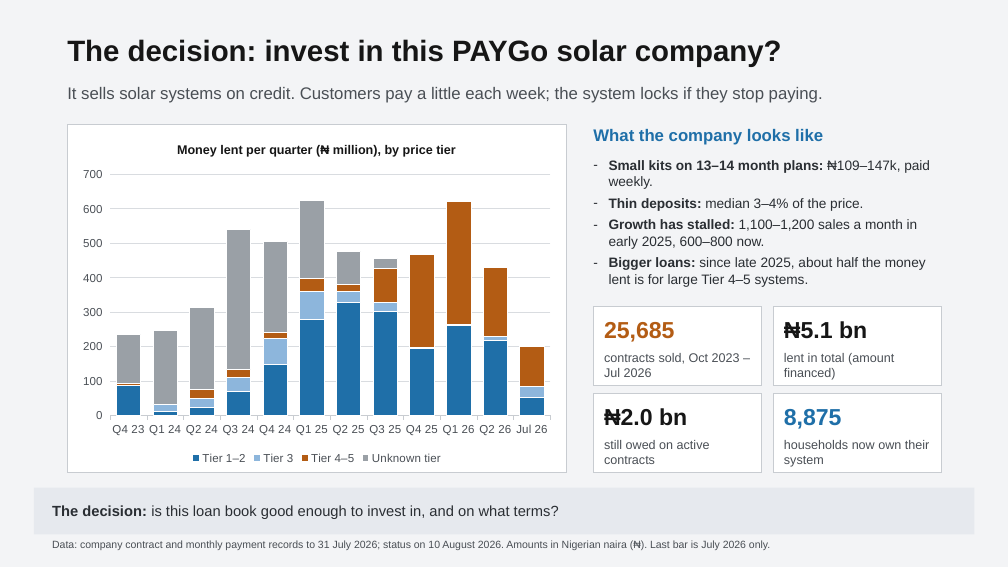
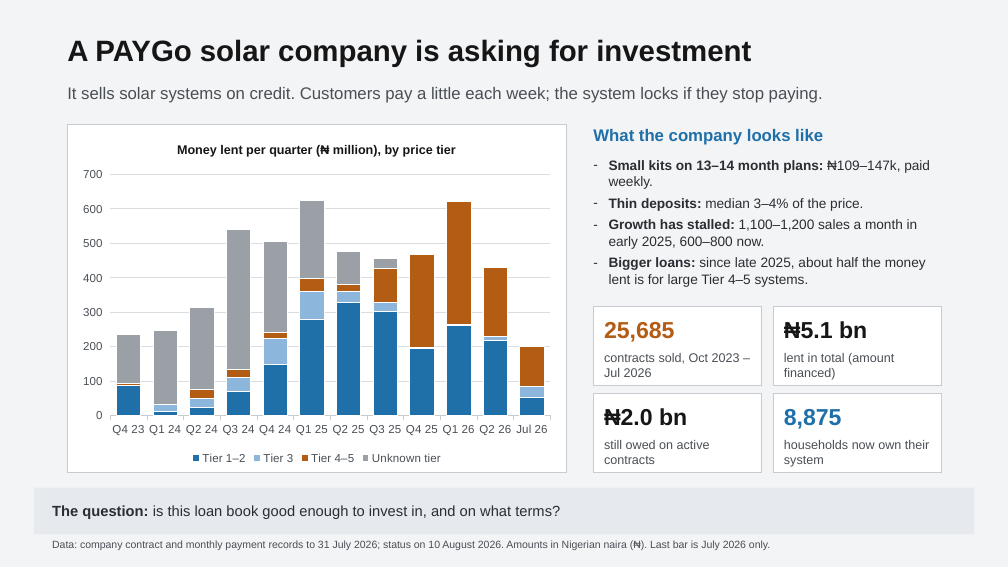
Before and after one commit to chilalaabubakar/EDA, a slide deck: slide 2 of case_study_5_paygo/Case_5_-_Decision_Briefing.pptx. Drawn at 1008x567 pixels with LibreOffice and Linux fonts; fonts in the diff are those of the drawing. Boxes give left, top, right and bottom in pixels: in the first picture for what was removed or moved away, otherwise in the second. Text is boxed around its words. In the diff, an @@ line names an element or a change of style, - is before the commit and + after.

```diff
--- a/case_study_5_paygo/Case_5_-_Decision_Briefing.pptx
+++ b/case_study_5_paygo/Case_5_-_Decision_Briefing.pptx
@@ text at (x1=67, y1=39, x2=751, y2=67): text changed @@
-The decision: invest in this PAYGo solar company?
+A PAYGo solar company is asking for investment
@@ text at (x1=52, y1=505, x2=560, y2=519): text changed @@
-The decision: is this loan book good enough to invest in, and on what terms?
+The question: is this loan book good enough to invest in, and on what terms?
```
Also in this commit, not shown: 2 other slides changed.
